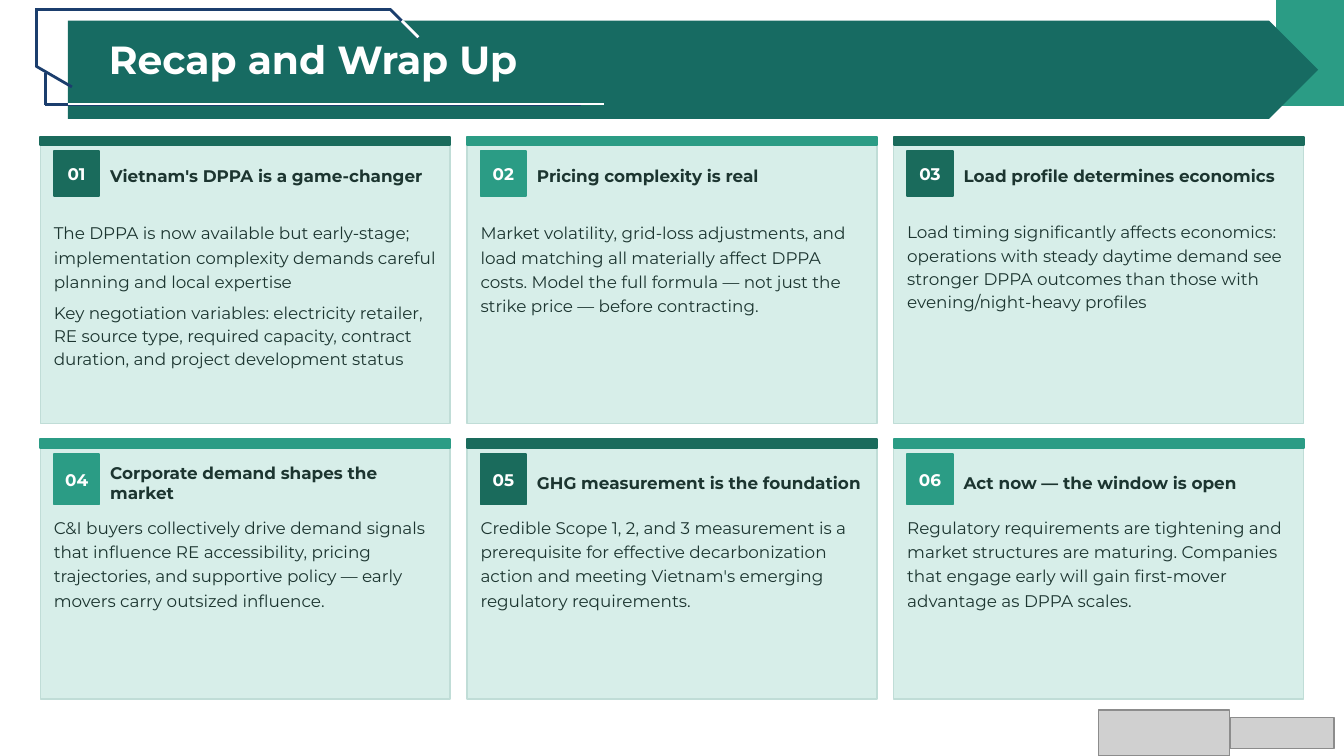
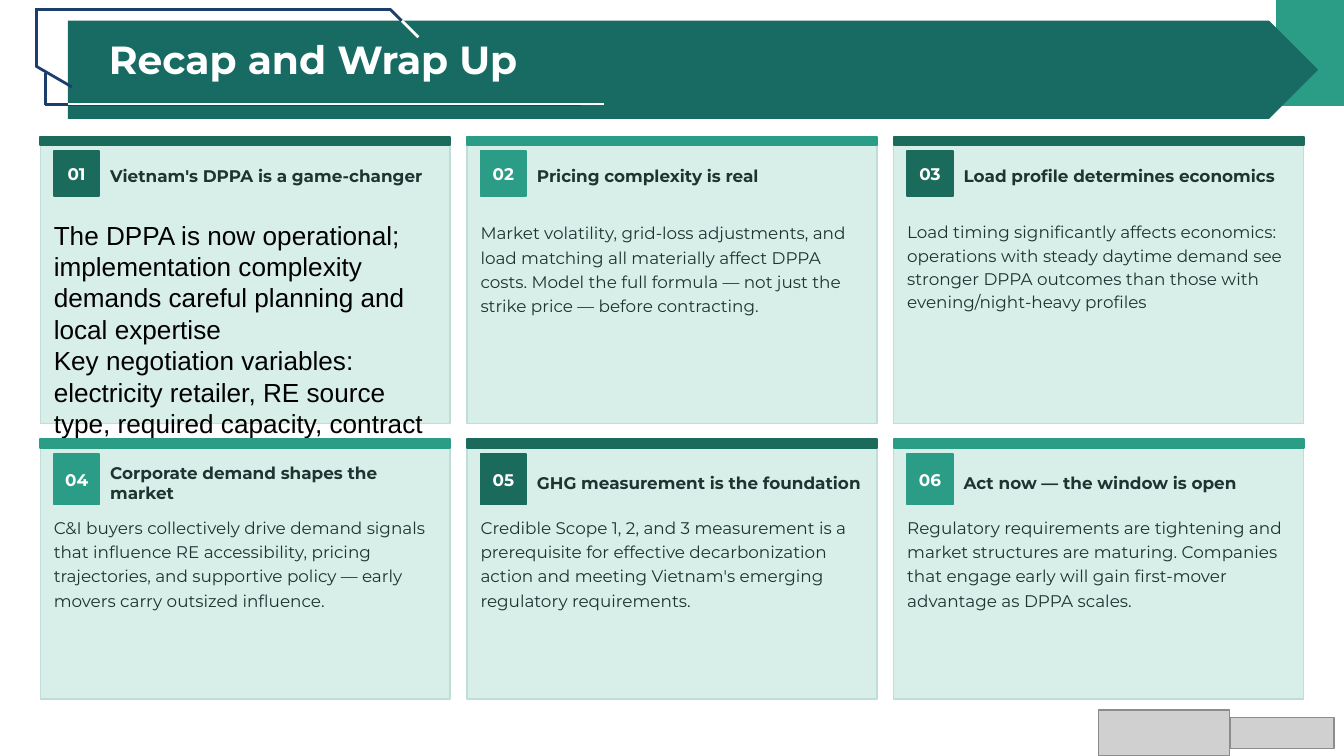
Before and after one commit to tah-allotrope/dppa-case, a slide deck: slide 42 of ceba/CEBA DPPA 2026.pptx. Drawn at 1344x756 pixels with LibreOffice and Linux fonts; fonts in the diff are those of the drawing; grey boxes stand for pictures. Boxes give left, top, right and bottom in pixels: in the first picture for what was removed or moved away, otherwise in the second. Text is boxed around its words. In the diff, an @@ line names an element or a change of style, - is before the commit and + after.

```diff
--- a/ceba/CEBA DPPA 2026.pptx
+++ b/ceba/CEBA DPPA 2026.pptx
@@ text at [54,226,423,502]: text changed; size 9 to 14 pt; font Montserrat to Arial; text colour #1C3530 to #000000 @@
-The DPPA is now available but early-stage; implementation complexity demands careful planning and local expertise
-Key negotiation variables: electricity retailer, RE source type, required capacity, contract duration, and project development status
+The DPPA is now operational; implementation complexity demands careful planning and local expertise
+Key negotiation variables: electricity retailer, RE source type, required capacity, contract duration, and project development status
```
Also in this commit, not shown: 6 other slides changed, 7 other files.
